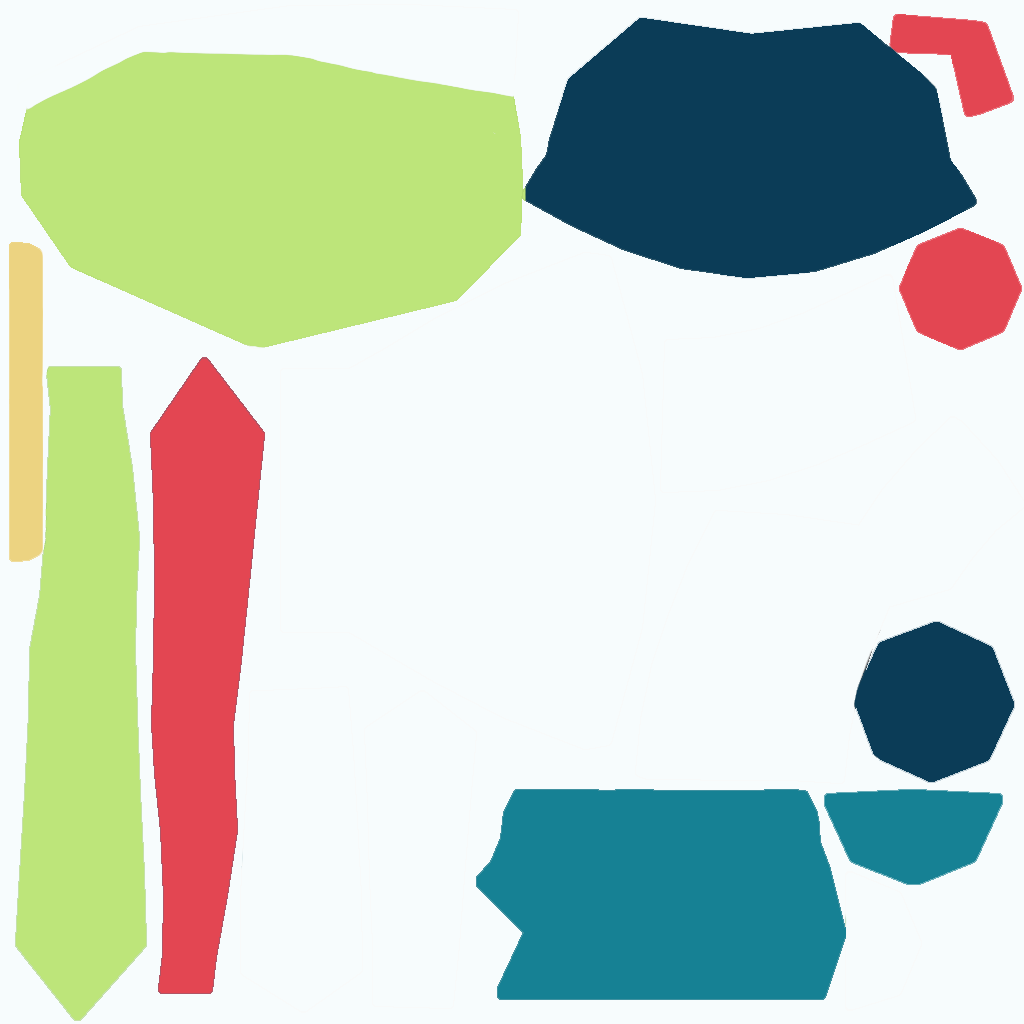
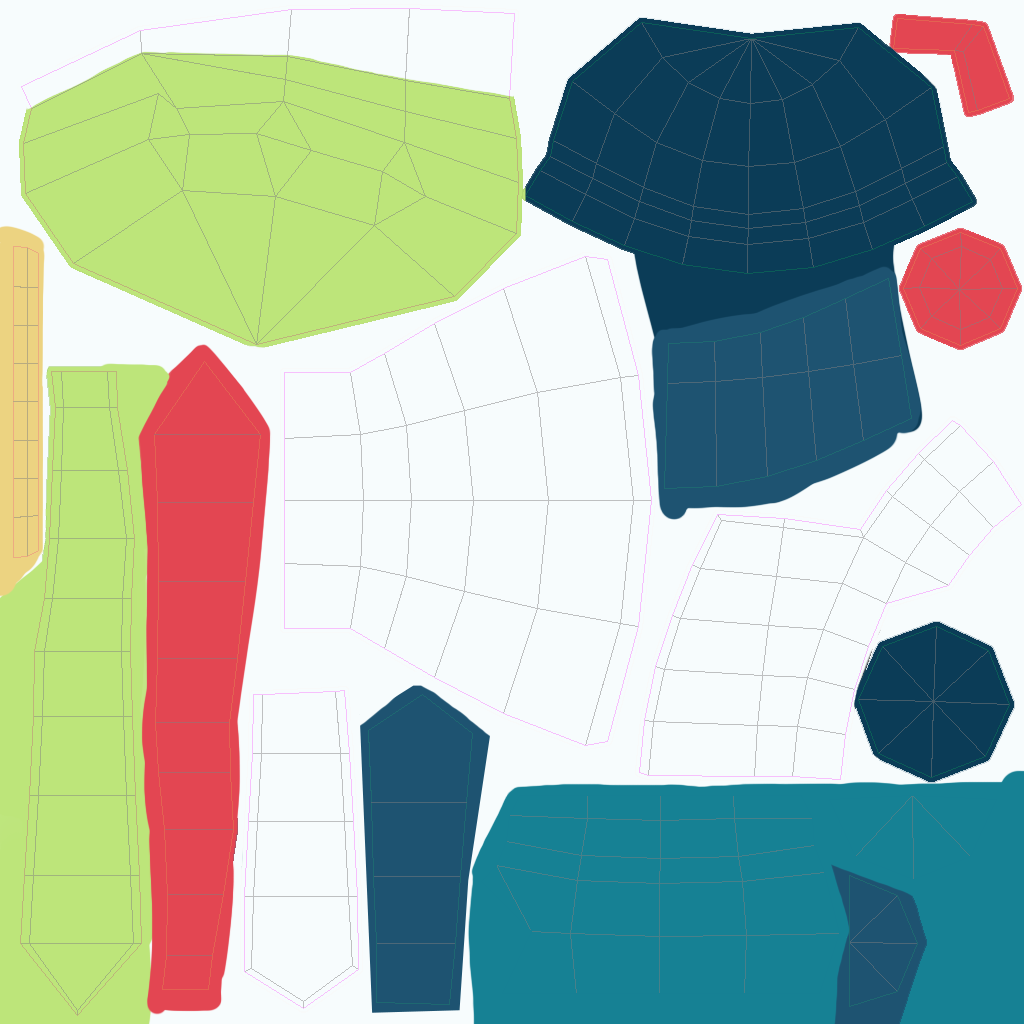
The second (1024, 1024) image is a revision of the first. Changes to its layers:
showed "레이어 1" over [0, 8, 1024, 1024]
added layer "레이어 4" above "레이어 2" over [0, 8, 1024, 1024]
